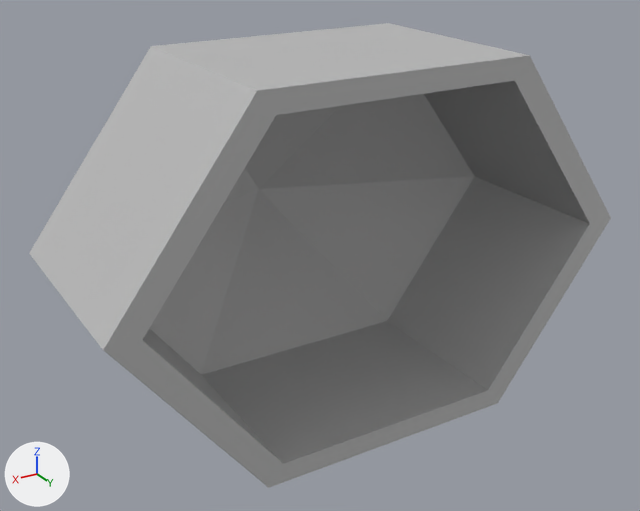
Two versions of the FBX model Assets/Resources/Models/model_hiveCell.fbx, one commit apart.
The view is the same before and after, from a 50 mm lens placed at (11.97, 18.7, 9.08), pointed at (-0.02, -1.28, -0.91). Lighting does not change. The marker at lower left points along +X, +Y and +Z. Where no turn or scale is listed for an object, it has been applied to the vertices.

Objects in the first picture: 'geo_back', 'geo_down', 'geo_downLeft', 'geo_downRight', 'geo_up', 'geo_upLeft', 'geo_upRight'.
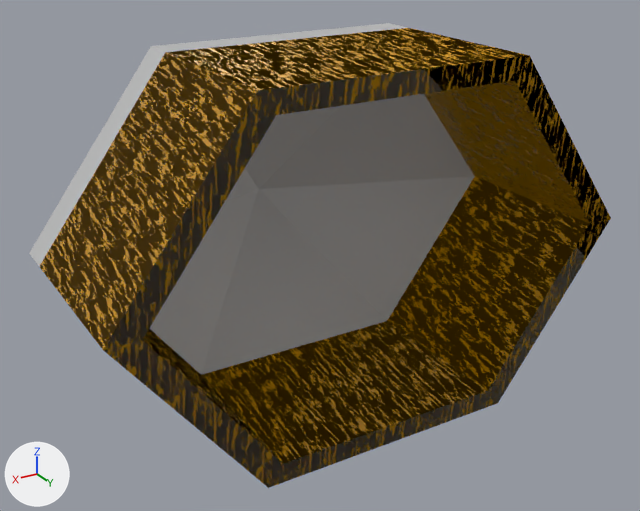
The change, as a diff of the scene's bpy script:
```diff
--- a/Assets/Resources/Models/model_hiveCell.fbx.py
+++ b/Assets/Resources/Models/model_hiveCell.fbx.py
@@ img_hivetexture_png @@
+img_hivetexture_png = load_image('HiveTexture.png', '../Textures/HiveTexture.png', 792, 400, 'Non-Color')
@@ mat_hivesurface @@
+mat_hivesurface = bpy.data.materials.new('hiveSurface')
+# colours: yellow #e7a500
+# uses the picture img_hivetexture_png
@@ me_mesh_001 @@
 me_mesh_001.from_pydata(...)  # 8 vertices, 6 faces; spans x -3.75..3.75, y -2.5..2.5, z -5.0..-4.43
 # used by ob_geo_down; location = (0.0, 0.0, 0.0)
-me_mesh_001.materials.append(mat_lambert1)  # grey #bcbcbc
+# me_mesh_001 part 3: texture (UV) coordinates of 6 of 6 faces, centred in x -3.54..3.54, y -2.5..2.5, z -5.0..-4.43, changed; they spanned u 0.5..0.54, v 0.31..0.69 and now span u 0.17..0.83, v -0.17..0.83
+me_mesh_001.materials.append(mat_hivesurface)
@@ me_mesh_005 @@
 me_mesh_005.from_pydata(...)  # 8 vertices, 6 faces; spans x -7.5..-3.32, y -2.5..2.5, z 0.0..5.0
 # used by ob_geo_upright; location = (0.0, 0.0, 0.0)
-me_mesh_005.materials.append(mat_lambert1)  # grey #bcbcbc
+# me_mesh_005 part 5: texture (UV) coordinates of 6 of 6 faces, centred in x -7.08..-3.54, y -2.5..2.5, z 0.0..4.72, changed; they spanned u 0.58..0.62, v 0.31..0.69 and now span u 0.0..0.93, v 0.0..1.0
+me_mesh_005.materials.append(mat_hivesurface)
@@ me_mesh @@
 me_mesh.from_pydata(...)  # 8 vertices, 6 faces; spans x -7.5..-3.32, y -2.5..2.5, z -5.0..0.0
 # used by ob_geo_downright; location = (0.0, 0.0, 0.0)
-me_mesh.materials.append(mat_lambert1)  # grey #bcbcbc
+# me_mesh part 4: texture (UV) coordinates of 6 of 6 faces, centred in x -7.08..-3.54, y -2.5..2.5, z -4.72..0.0, changed; they spanned u 0.54..0.58, v 0.31..0.69 and now span u 0.0..0.93, v 0.0..1.0
+me_mesh.materials.append(mat_hivesurface)
@@ me_mesh_004 @@
 me_mesh_004.from_pydata(...)  # 8 vertices, 6 faces; spans x -3.75..3.75, y -2.5..2.5, z 4.43..5.0
-me_mesh_004.materials.append(mat_lambert1)  # grey #bcbcbc
+me_mesh_004.materials.append(mat_hivesurface)
@@ me_mesh_002 @@
 me_mesh_002.from_pydata(...)  # 8 vertices, 6 faces; spans x 3.32..7.5, y -2.5..2.5, z -5.0..0.0
 # used by ob_geo_downleft; location = (0.0, 0.0, 0.0)
-me_mesh_002.materials.append(mat_lambert1)  # grey #bcbcbc
+# me_mesh_002 part 2: texture (UV) coordinates of 6 of 6 faces, centred in x 3.54..7.08, y -2.5..2.5, z -4.72..0.0, changed; they spanned u 0.46..0.5, v 0.31..0.69 and now span u 0.0..0.93, v 0.0..1.0
+me_mesh_002.materials.append(mat_hivesurface)
@@ me_mesh_003 @@
 me_mesh_003.from_pydata(...)  # 8 vertices, 6 faces; spans x 3.32..7.5, y -2.5..2.5, z 0.0..5.0
 # used by ob_geo_upleft; location = (0.0, 0.0, 0.0)
-me_mesh_003.materials.append(mat_lambert1)  # grey #bcbcbc
+# me_mesh_003 part 1: texture (UV) coordinates of 6 of 6 faces, centred in x 3.54..7.08, y -2.5..2.5, z 0.0..4.72, changed; they spanned u 0.42..0.46, v 0.31..0.69 and now span u 0.0..0.93, v 0.0..1.0
+me_mesh_003.materials.append(mat_hivesurface)
```

Location of each change, [x1, y1, x2, y2] in pixels of the pictures (640 x 511 px):
'geo_upLeft', recoloured, surface changed (grey to brown): [39, 52, 276, 350] in both
'geo_downRight', recoloured, surface changed (grey to brown): [387, 177, 611, 403] in both
'geo_down', recoloured, surface changed (grey to brown): [202, 321, 497, 487] in both
'geo_up', recoloured (grey to brown): [166, 28, 530, 115] in both
'geo_upRight', recoloured, surface changed (grey to brown): [424, 56, 611, 224] in both
'geo_downLeft', recoloured, surface changed (grey to brown): [103, 328, 283, 488] in both
